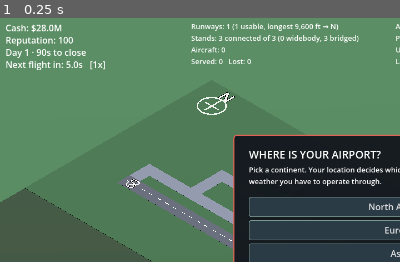
Above: before the commit, frame 1.
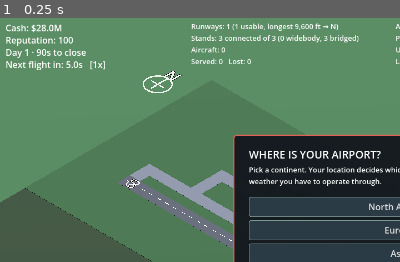
Above: after the commit, the same moment.

Repository: gerp93/airport
Game: Godot game, scene res://Main.tscn
Same seed, same stepped clock (60 frames per second), same inputs: the game is played once before the commit and once after it.
Inputs:
- Up to frame 1 (0.25 s): no input
The pictures show only the part of the screen within x 0-50%, y 0-50%; the shares and areas given below are measured in that part.

The runs differ from the first frame. In frame 1, 0.4% of the frame differs, in the area x 35-59%, y 21-40%.

Commit message:
Fly a real glideslope and climb-out; move the compass off the field
Three fixes from watching a recording of an actual session.

LANDING ON THE TAXIWAY. Altitude was a constant per state — INBOUND flew
the whole approach at a fixed 62 and only started dropping after
touchdown, easing toward zero while already rolling. Because height
displaces a sprite up-and-right in an isometric view, an aircraft still
carrying that height appeared to be over the taxiway running alongside
the runway. Its ground position was right; what you could see was not.

Altitude is now derived from position: INBOUND interpolates from full
height at the lineup point down to exactly zero at the threshold, so the
wheels touch on the numbers, and the rollout holds zero. Verified:
INBOUND ends at 0.0 and LANDING is 0.0 throughout.

TAKEOFFS RUNNING TO THE END AND POPPING INTO THE SKY. DEPARTING rolled
to the far end of the runway before switching to CLIMB_OUT whatever the
aircraft was, and CLIMB_OUT then chased a constant 96. Aircraft now
rotate once they have used the pavement their class actually needs
(measured: 40% of a 9,600ft strip for a regional, not 100%), and climb
on a gradient from the liftoff point. Measured profile 0/3/7/10/14/17
instead of a snap.

CLIMB_OUT also tested get_viewport_rect() to decide when an aircraft had
left the map — a screen rectangle compared against a world coordinate.
That was only ever correct while the game was top-down 2D with a fixed
camera. It tests the world bounds now.

COMPASS moved off the buildable field to the surround, west of x=0 where
no tract can ever reach. Offset due west rather than diagonally out: in
this projection a north-west offset pushes past the camera's framing and
is simply never seen.

Verified: balance run 0 errors, 0 gridlocked, 0 towed, 26 turnarounds,
24 departures; tool sweep clean.

Co-Authored-By: Claude Sonnet 5 <noreply@anthropic.com>

Diff:
--- a/Main.gd
+++ b/Main.gd
@@ -2008,6 +2008,7 @@
 			if move_toward_point(p, start_end, taxi_speed(), dt):
 				p["state"] = "DEPARTING"
 				p["state_timer"] = 0.0
+				p["roll_start"] = p["pos"]
 
 		"DEPARTING":
 			var runway = grid.get_runway(p["runway_id"])
@@ -2015,16 +2016,27 @@
 				tow(p, "runway removed during takeoff")
 				return
 			var roll_to: Vector2 = runway["a"] if p.get("dep_from_b", false) else runway["b"]
-			if move_toward_point(p, roll_to, TAKEOFF_SPEED, dt):
+			var at_end := move_toward_point(p, roll_to, TAKEOFF_SPEED, dt)
+			# Rotate once the aircraft has used the pavement its class actually
+			# needs, rather than running to the far end every time. A regional on
+			# a 9,600ft runway should be airborne well before the end of it.
+			var rolled: float = p["pos"].distance_to(p.get("roll_start", p["pos"]))
+			var need: float = required_runway(p) * AirportGrid.TILE
+			var strip: float = (runway["a"] as Vector2).distance_to(runway["b"])
+			if at_end or rolled >= minf(need, strip * 0.92):
 				runway["occupied"] = false
 				p["runway_id"] = -1
 				p["state"] = "CLIMB_OUT"
 				p["state_timer"] = 0.0
+				p["liftoff_pos"] = p["pos"]
 
 		"CLIMB_OUT":
 			var fwd := Vector2(cos(p["heading"]), sin(p["heading"]))
 			p["pos"] = p["pos"] + fwd * TAKEOFF_SPEED * dt
-			if not get_viewport_rect().grow(120.0).has_point(p["pos"]):
+			# Bounds are the world, not the window. This used to test the
+			# viewport rect, which was the same thing only while the game was
+			# top-down 2D with a fixed camera.
+			if not grid.grid_rect().grow(260.0).has_point(p["pos"]):
 				add_log("%s departed." % p["callsign"])
 				p["state"] = "REMOVE"
 
@@ -2830,13 +2842,51 @@
 # Altitude is a rendering concern only — the simulation is still purely 2D, and
 # deliberately so. Heights are eased rather than snapped so an aircraft rolling
 # out of LANDING doesn't drop through the runway in a single frame.
-const RENDER_ALT := {
-	"AIR_HOLD": 150.0, "APPROACH": 108.0, "INBOUND": 62.0, "CLIMB_OUT": 96.0,
-}
-
-
+const ALT_HOLD := 150.0
+const ALT_APPROACH := 108.0
+const ALT_CLIMB := 150.0
+# Distance over which the glideslope descends. Matches the lineup point APPROACH
+# flies to, so height reaches zero exactly on the threshold markings.
+const GLIDE_LEN := 220.0
+const CLIMB_GRADIENT := 0.26
+
+
+# Altitude is derived from POSITION on approach and departure, not from a
+# per-state constant. With constants an aircraft flew the whole approach at a
+# fixed height and then dropped after touchdown — and because height displaces a
+# sprite up-and-right in an isometric view, that made it look like it was landing
+# on the taxiway alongside the runway rather than on the runway.
 func _altitude_of(p: Dictionary, dt: float) -> float:
-	var target: float = float(RENDER_ALT.get(p["state"], 0.0))
+	var target := 0.0
+	var continuous := true
+
+	match p["state"]:
+		"AIR_HOLD":
+			target = ALT_HOLD
+			continuous = false
+		"APPROACH":
+			target = ALT_APPROACH
+			continuous = false
+		"INBOUND":
+			# Glideslope: full height at the lineup point, wheels on the numbers.
+			var r = grid.get_runway(p["runway_id"])
+			if r != null:
+				var d: float = p["pos"].distance_to(grid.runway_threshold_point(r))
+				target = ALT_APPROACH * clampf(d / GLIDE_LEN, 0.0, 1.0)
+			else:
+				target = ALT_APPROACH
+		"CLIMB_OUT":
+			# Climb away on a gradient from wherever it rotated, rather than
+			# snapping to cruise the instant the wheels leave the ground.
+			var lift: Vector2 = p.get("liftoff_pos", p["pos"])
+			target = minf(ALT_CLIMB, p["pos"].distance_to(lift) * CLIMB_GRADIENT)
+
+	# Position-derived heights are already smooth, and easing them would let the
+	# aircraft float above the runway during the flare. Only the state-to-state
+	# steps get eased.
+	if continuous:
+		p["_render_alt"] = target
+		return target
 	var cur: float = float(p.get("_render_alt", target))
 	var eased: float = cur + (target - cur) * minf(1.0, dt * 2.2)
 	p["_render_alt"] = eased
--- a/Render3D.gd
+++ b/Render3D.gd
@@ -641,12 +641,16 @@
 # same convention runway designators use), and because it is real ground geometry
 # rather than a HUD widget it stays truthful as the camera rotates.
 #
-# Painted inside the field rather than out on the surround: outside it sits
-# beyond the camera's default framing and is simply never seen. It is only a
-# ground marking, so building over it is harmless.
+# Sits on the surround just off the north-west corner, clear of every buildable
+# tile. It was briefly painted inside the field, which put a permanent decal on
+# land the player is meant to build on.
 func _build_compass() -> void:
 	var r: Rect2 = grid.grid_rect()
-	var c := r.position + Vector2(AirportGrid.TILE * 2.2, AirportGrid.TILE * 2.2)
+	# West of x=0, so it is outside every tract the player can ever own. Offset
+	# down rather than diagonally out: in this projection an offset along the
+	# north-west diagonal pushes past the camera's framing and is never seen,
+	# whereas a due-west one stays at the same screen depth.
+	var c := Vector2(r.position.x - AirportGrid.TILE * 2.2, r.position.y + AirportGrid.TILE * 3.0)
 	var ink := _mat("compass", Color(0.93, 0.95, 0.93, 0.85), true)
 
 	var ring := TorusMesh.new()
